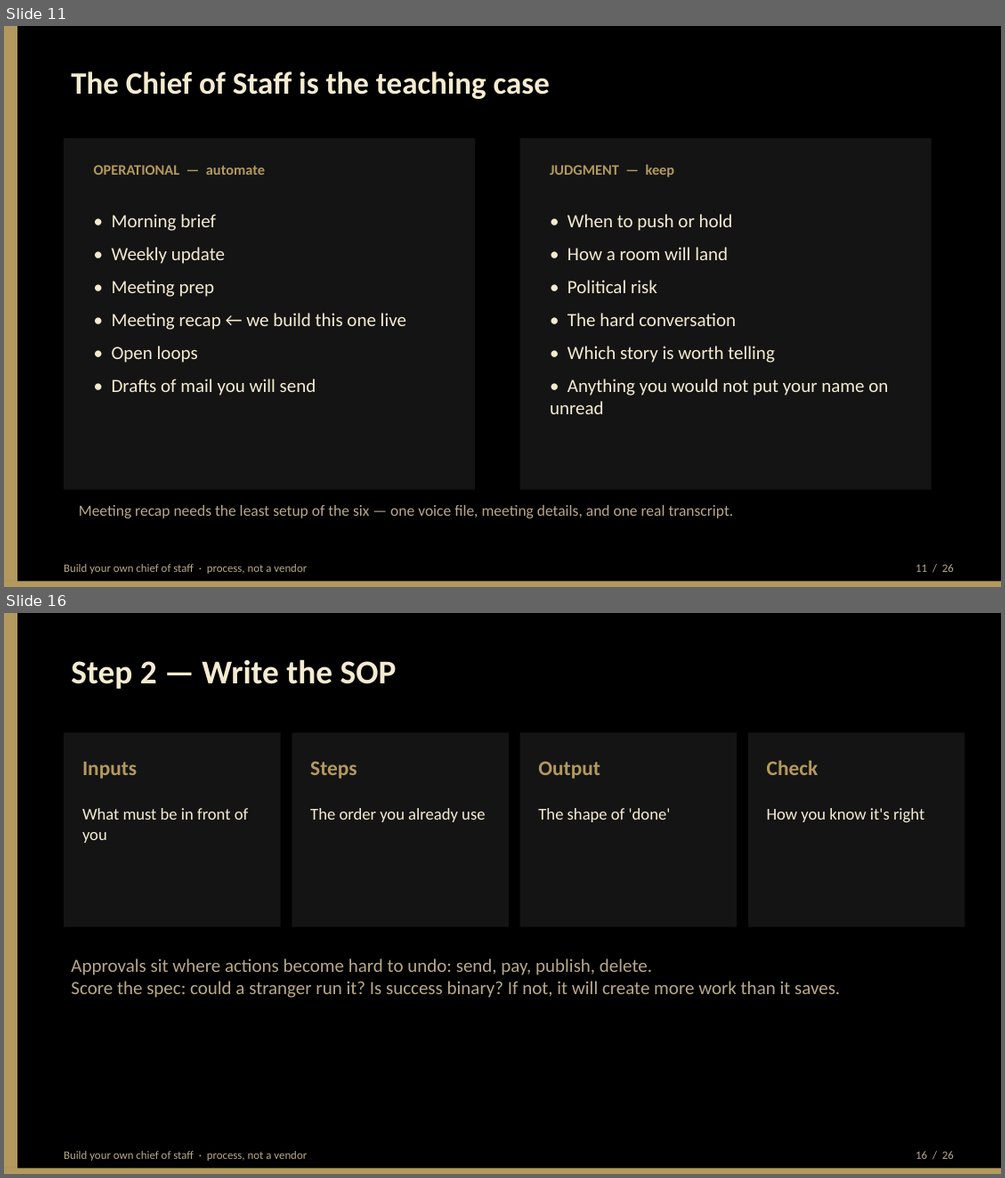
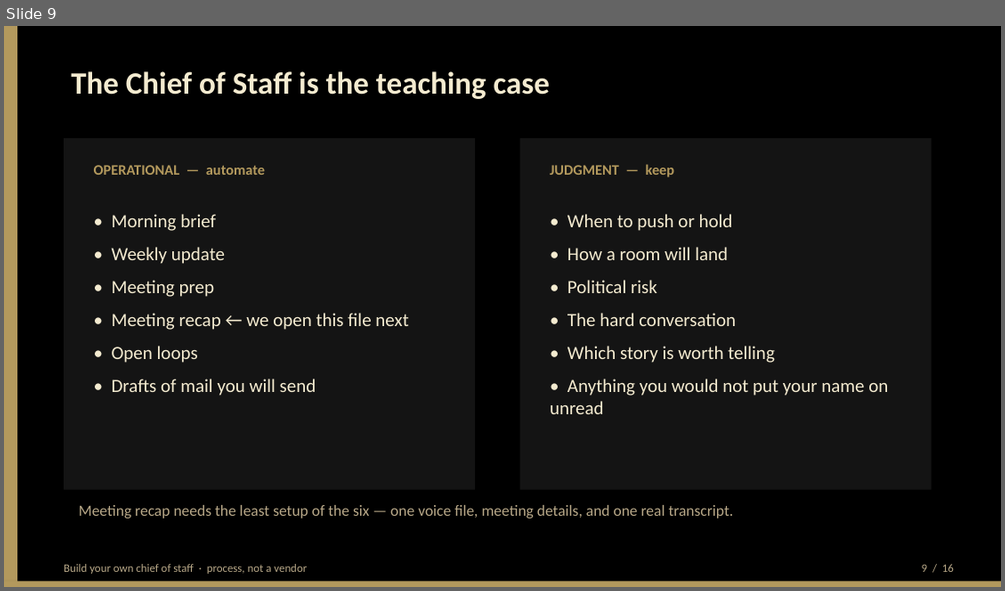
Before and after one commit to BittahCriminal/build-your-own-chief-of-staff, a slide deck: slides/building-your-own-chief-of-staff.pptx. Shown one above the other, each under a label of ours: slides 11 and 16 before the commit, slide 9 after it; the slides between them are not shown. The pictures are 1005x1178 and 1005x591 pixels, drawn with LibreOffice and Linux fonts; fonts in the diff are those of the drawing. Boxes give left, top, right and bottom in pixels: in the first picture for what was removed or moved away, otherwise in the second. Text is boxed around its words. In the diff, an @@ line names an element or a change of style, - is before the commit and + after.

Commit message:
Cut the 30-minute deck so the talk leaves slides for GitHub.
Twenty-six slides left no time to open the kit; the method already lives in the markdown.

```diff
--- a/slides/building-your-own-chief-of-staff.pptx
+++ b/slides/building-your-own-chief-of-staff.pptx
@@ slide 16 removed at <box>4,613,1001,1174</box>, background #FFFFFF @@
@@ rectangle removed at <box>4,613,1001,1174</box> @@
@@ rectangle removed at <box>4,613,17,1174</box> @@
@@ text removed at <box>71,659,396,689</box> @@
-Step 2 — Write the SOP
@@ rectangle removed at <box>64,732,281,927</box> @@
@@ rectangle removed at <box>291,732,509,927</box> @@
@@ rectangle removed at <box>520,732,736,927</box> @@
@@ rectangle removed at <box>748,732,965,927</box> @@
@@ text removed at <box>82,762,137,779</box> @@
-Inputs
@@ text removed at <box>310,761,356,779</box> @@
-Steps
@@ text removed at <box>538,761,600,779</box> @@
-Output
@@ text removed at <box>767,760,818,775</box> @@
-Check
@@ text removed at <box>82,808,248,843</box> @@
-What must be in front of you
@@ text removed at <box>310,808,485,822</box> @@
-The order you already use
@@ text removed at <box>538,808,671,822</box> @@
-The shape of 'done'
@@ text removed at <box>767,808,924,822</box> @@
-How you know it's right
@@ text removed at <box>71,958,840,997</box> @@
-Approvals sit where actions become hard to undo: send, pay, publish, delete.
-Score the spec: could a stranger run it? Is success binary? If not, it will create more work than it saves.
@@ rectangle removed at <box>4,1167,1001,1174</box> @@
@@ text removed at <box>64,1151,307,1160</box> @@
-Build your own chief of staff · process, not a vendor
@@ text removed at <box>915,1151,954,1159</box> @@
-16 / 26
@@ what was slide 11 is now slide 9 @@
@@ slide 9 changed as well @@
@@ text at <box>112,313,408,329</box>: text changed @@
-• Meeting recap ← we build this one live
+• Meeting recap ← we open this file next
@@ text at <box>922,564,954,572</box>: text changed @@
-11 / 26
+9 / 16
```
Also in this commit, not shown: 14 other slides changed, 1 slide added, 10 other slides removed, 4 other files.
